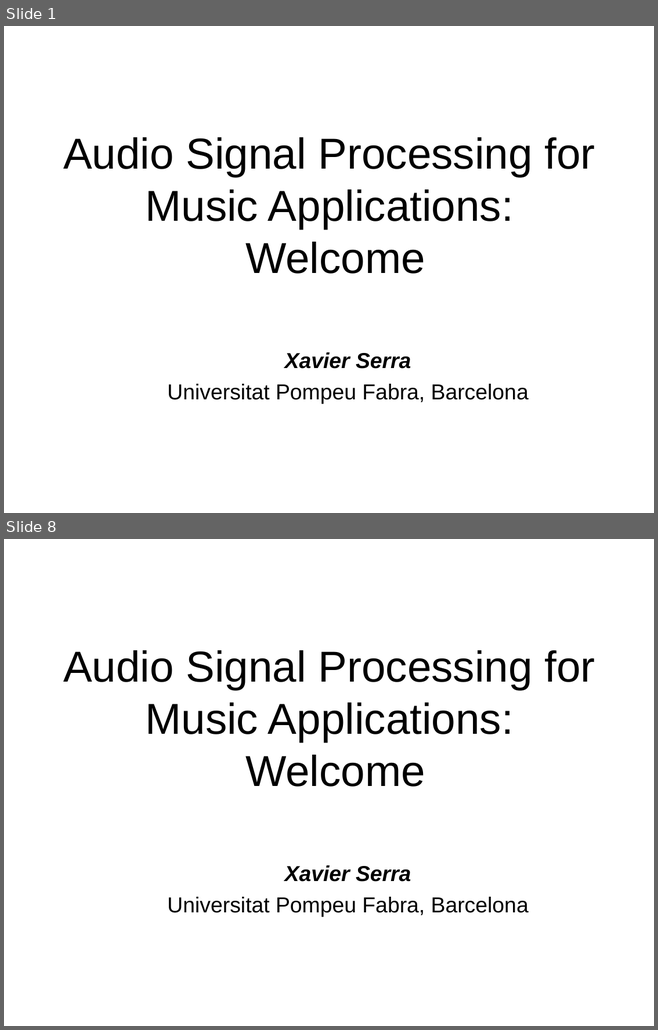
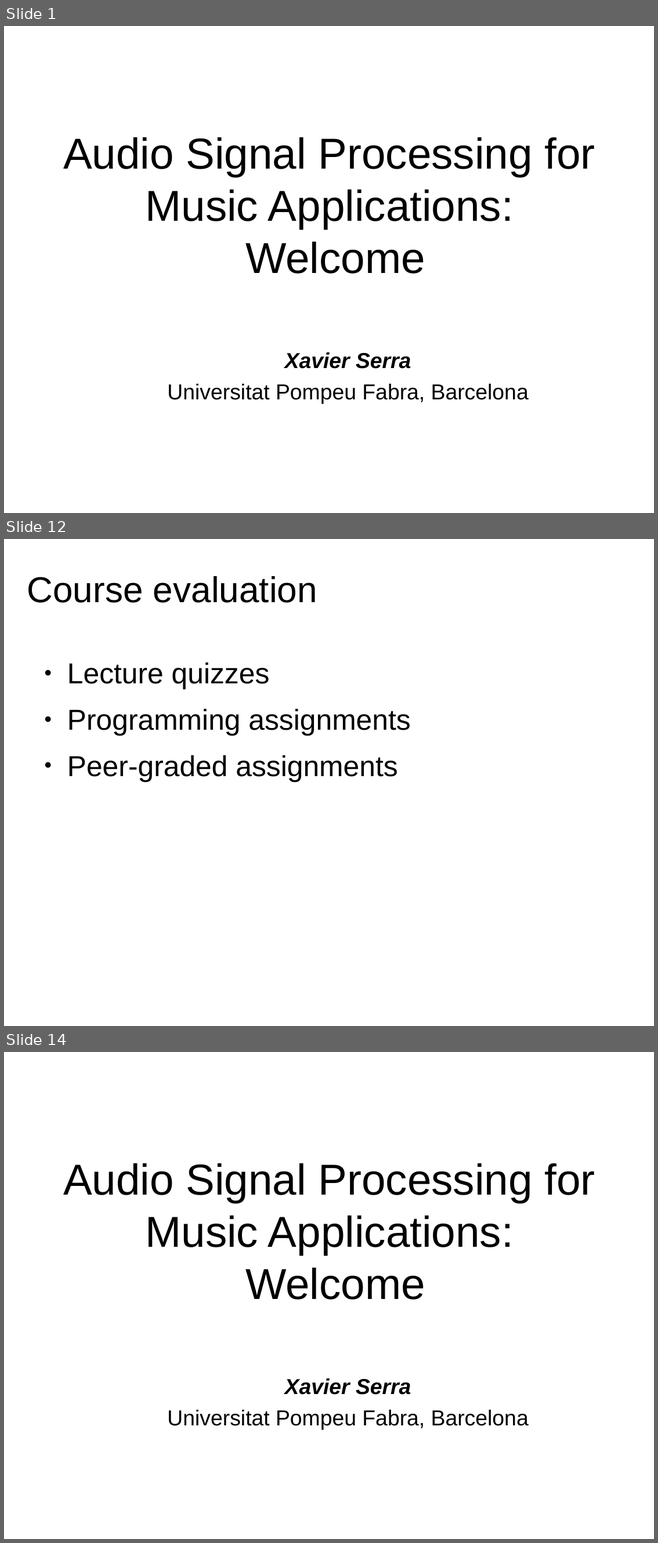
Before and after one commit to MTG/sms-tools, a slide deck: lectures/1-Introduction/Welcome.odp. Shown one above the other, each under a label of ours: slides 1 and 8 before the commit, slides 1, 12 and 14 after it; the slides between them are not shown. The pictures are 658x1030 and 658x1543 pixels, drawn with LibreOffice and Linux fonts; fonts in the diff are those of the drawing. Boxes give left, top, right and bottom in pixels: in the first picture for what was removed or moved away, otherwise in the second. Text is boxed around its words. In the diff, an @@ line names an element or a change of style, - is before the commit and + after.

```diff
--- a/lectures/1-Introduction/Welcome.odp
+++ b/lectures/1-Introduction/Welcome.odp
@@ slide 12 added at [4, 539, 654, 1026], background #FFFFFF @@
@@ title added at [27, 576, 317, 603], 39.9 pt, text #000000 @@
+Course evaluation
@@ text added at [67, 663, 410, 782], 32 pt, text #000000 @@
+● Lecture quizzes
+● Programming assignments
+● Peer-graded assignments
@@ what was slide 8 is now slide 14 @@
```
Also in this commit, not shown: 5 slides changed, 6 other slides added, 1 slide removed, 20 other files.
